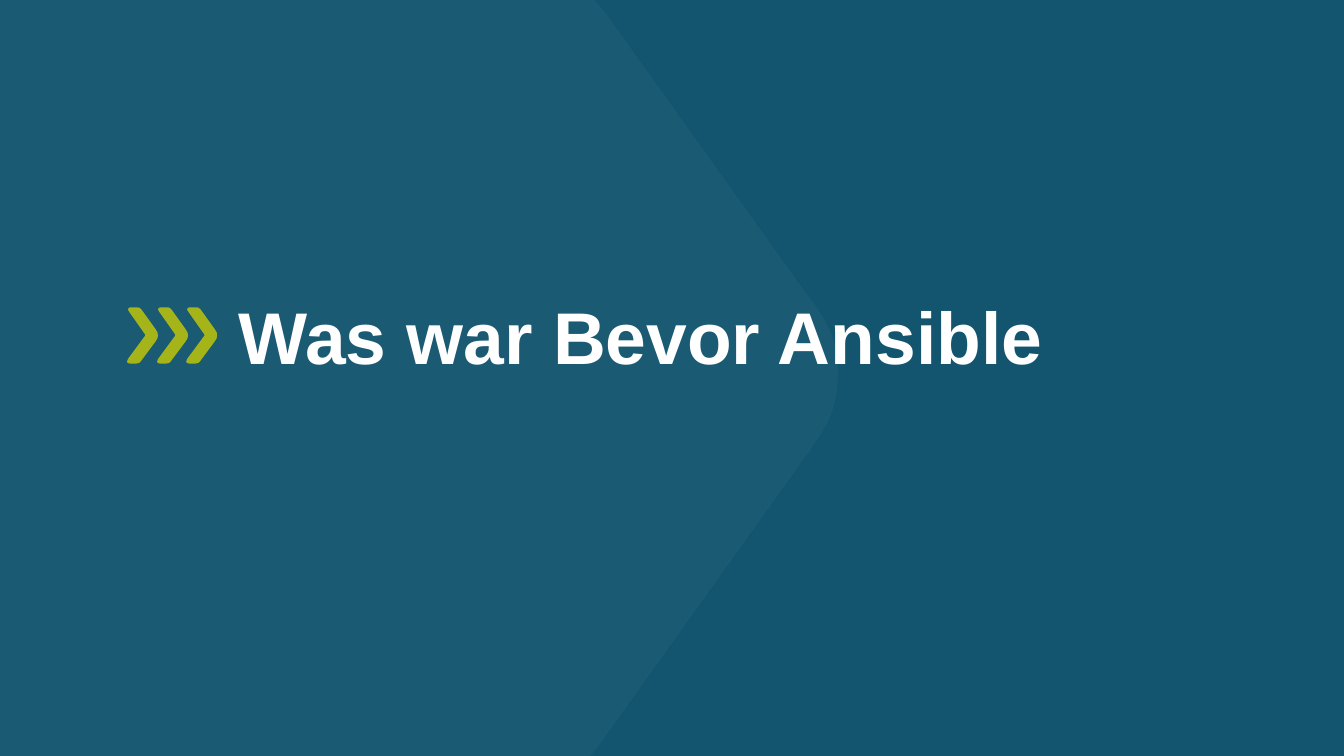
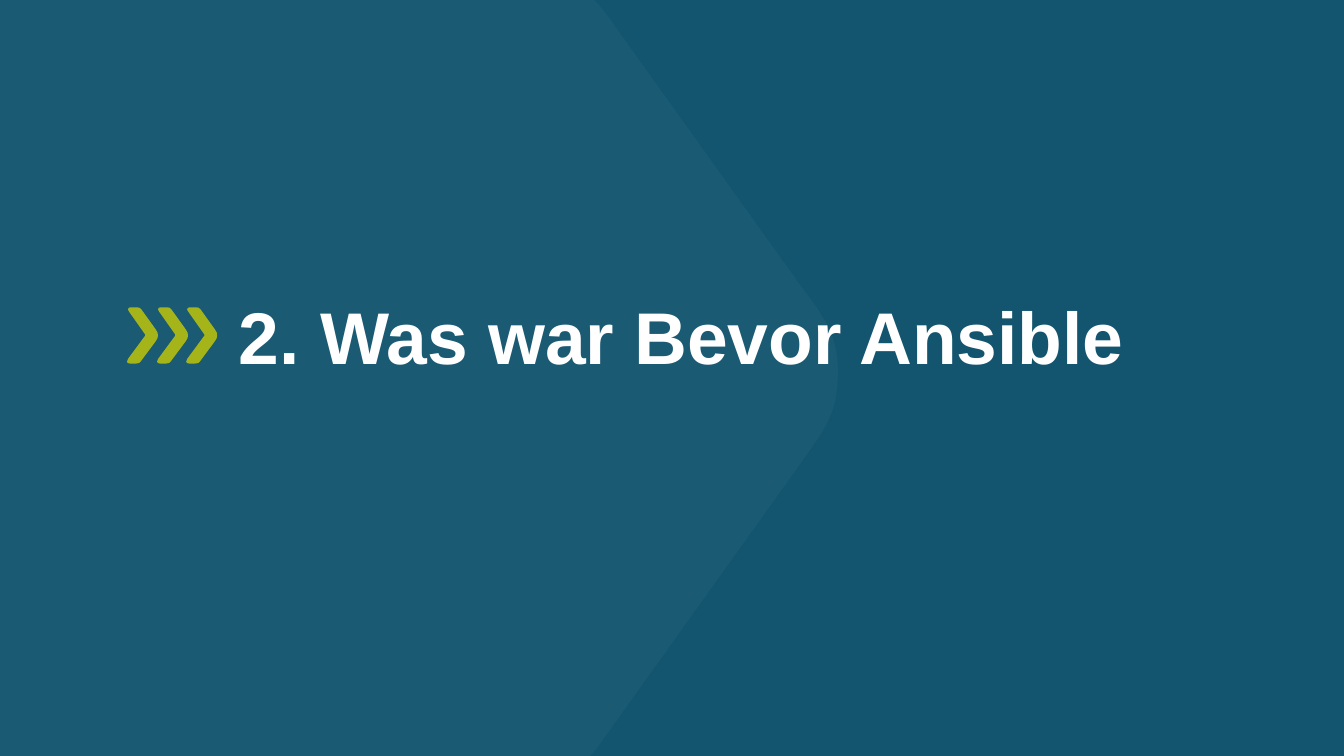
Before and after one commit to comboomPunkTsucht/OSZIMT-repo-ITA12_aps, a slide deck: slide 8 of Drites AusbildungsJahr/Ansible-ITA12-Aps,Fabian-KfW.pptx. Drawn at 1344x756 pixels with LibreOffice and Linux fonts; fonts in the diff are those of the drawing. Boxes give left, top, right and bottom in pixels: in the first picture for what was removed or moved away, otherwise in the second. Text is boxed around its words. In the diff, an @@ line names an element or a change of style, - is before the commit and + after.

```diff
--- a/Drites AusbildungsJahr/Ansible-ITA12-Aps,Fabian-KfW.pptx
+++ b/Drites AusbildungsJahr/Ansible-ITA12-Aps,Fabian-KfW.pptx
@@ title at box(239, 311, 1123, 365): text changed @@
-Was war Bevor Ansible
+2. Was war Bevor Ansible
```
Also in this commit, not shown: 2 other slides changed.
